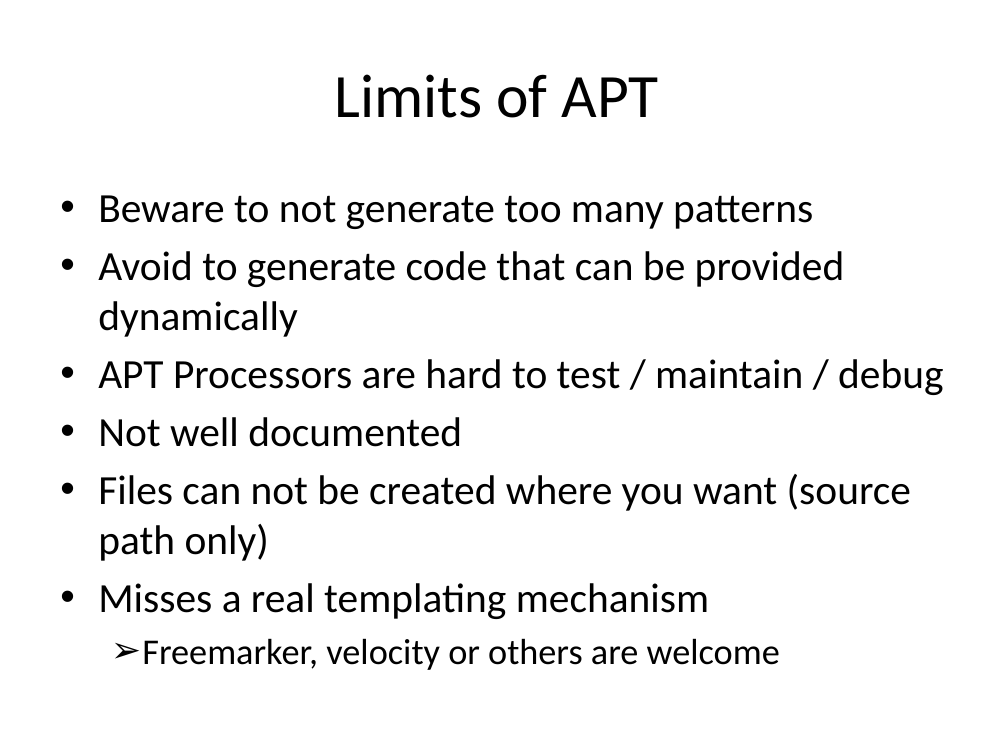
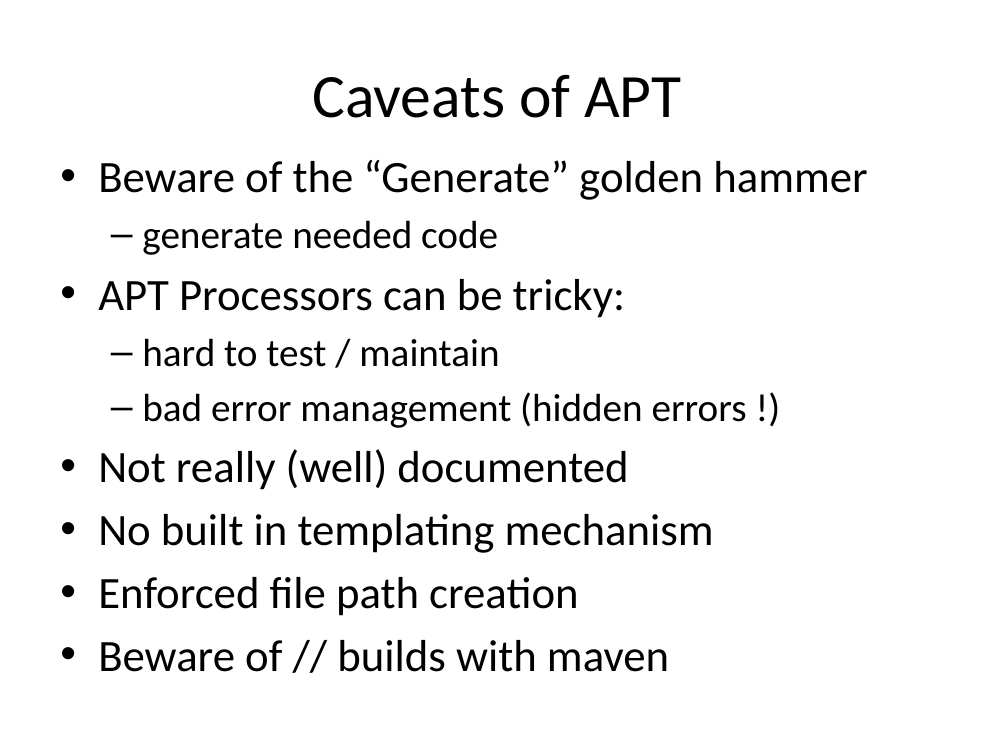
Before and after one commit to dbaeli/ez18n, a slide deck: slide 26 of ez18n-slides/javaone-2012/ez18n_javaone2012.pptx (slide 20 before the commit). Drawn at 1008x756 pixels with LibreOffice and Linux fonts; fonts in the diff are those of the drawing; background and template pictures are left out. Boxes give left, top, right and bottom in pixels: in the first picture for what was removed or moved away, otherwise in the second. Text is boxed around its words. In the diff, an @@ line names an element or a change of style, - is before the commit and + after.

```diff
--- a/ez18n-slides/javaone-2012/ez18n_javaone2012.pptx
+++ b/ez18n-slides/javaone-2012/ez18n_javaone2012.pptx
@@ title at (x1=312, y1=74, x2=681, y2=118): text changed @@
-Limits of APT
+Caveats of APT
@@ text at (x1=98, y1=160, x2=867, y2=672): text changed; size 29.6 to 32 pt @@
-• Beware to not generate too many patterns
-• Avoid to generate code that can be provided dynamically
-• APT Processors are hard to test / maintain / debug
-• Not well documented
-• Files can not be created where you want (source path only)
-• Misses a real templating mechanism
-  ➢ Freemarker, velocity or others are welcome
+• Beware of the “Generate” golden hammer
+  – generate needed code
+• APT Processors can be tricky:
+  – hard to test / maintain
+  – bad error management (hidden errors !)
+• Not really (well) documented
+• No built in templating mechanism
+• Enforced file path creation
+  • Beware of // builds with maven
```
Also in this commit, not shown: 8 other slides changed, 10 slides added, 13 slides removed.
